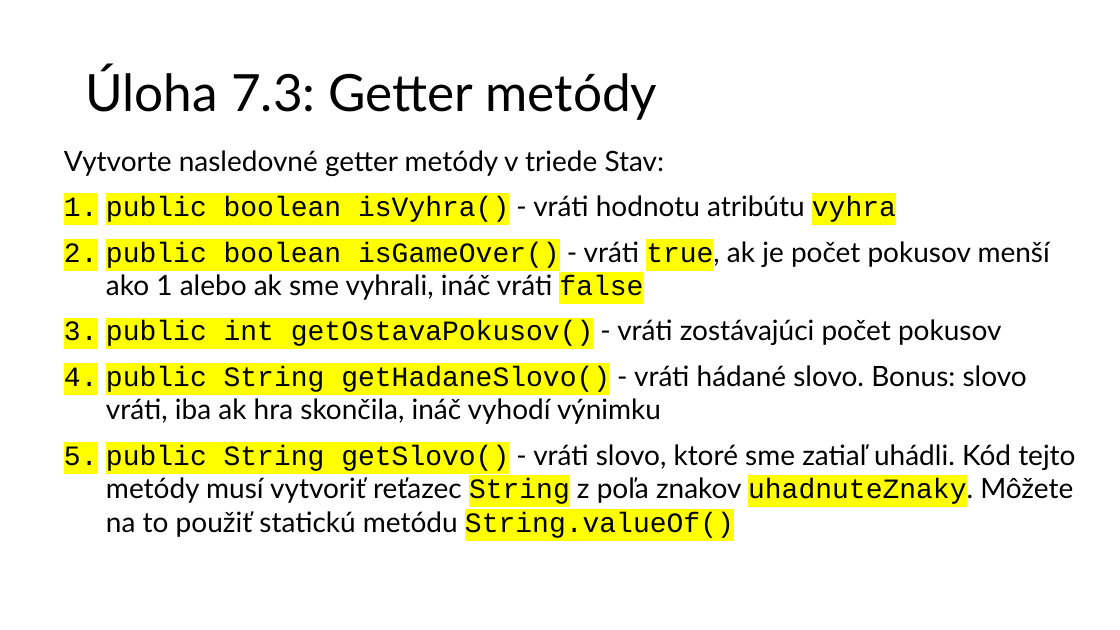
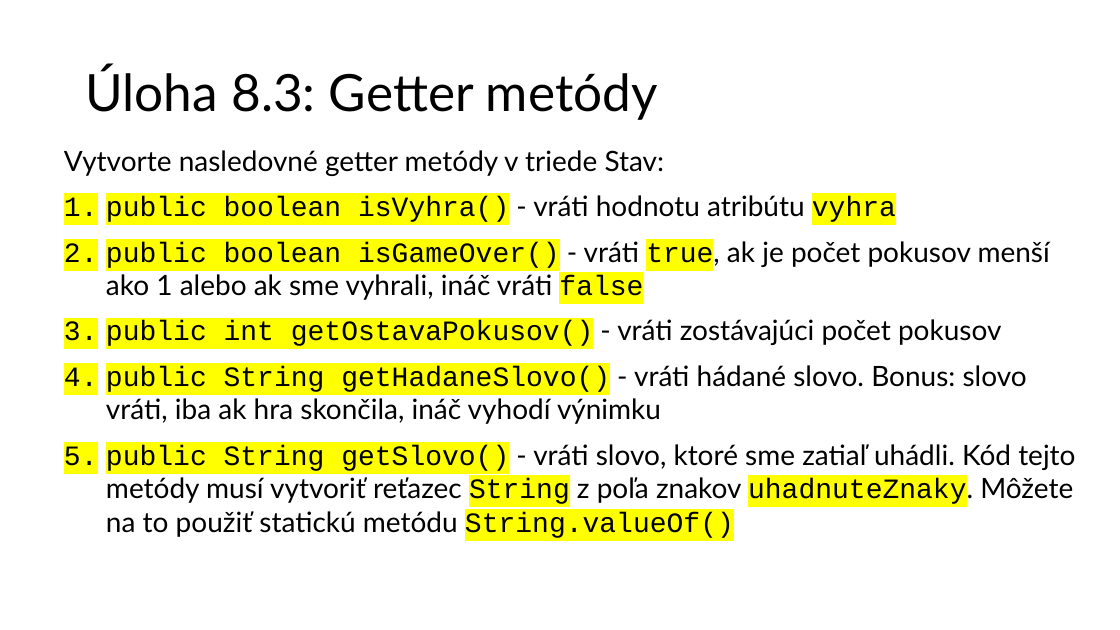
Before and after one commit to wagjo/oop, a slide deck: slide 6 of prezentacie/c08w.pptx. Drawn at 1120x630 pixels with LibreOffice and Linux fonts; fonts in the diff are those of the drawing. Boxes give left, top, right and bottom in pixels: in the first picture for what was removed or moved away, otherwise in the second. Text is boxed around its words. In the diff, an @@ line names an element or a change of style, - is before the commit and + after.

```diff
--- a/prezentacie/c08w.pptx
+++ b/prezentacie/c08w.pptx
@@ title at <box>85,66,658,120</box>: text changed @@
-Úloha 7.3: Getter metódy
+Úloha 8.3: Getter metódy
```
Also in this commit, not shown: 7 other slides changed, 8 other files.
